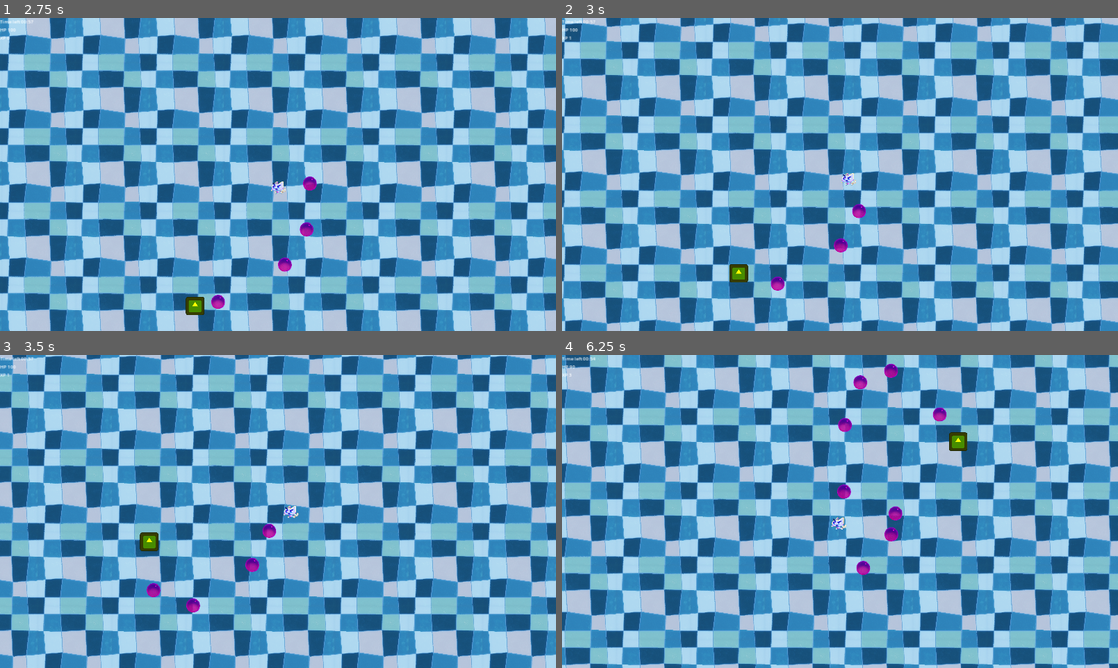
Above: before the commit, frames 1-4 (two rows, left to right).
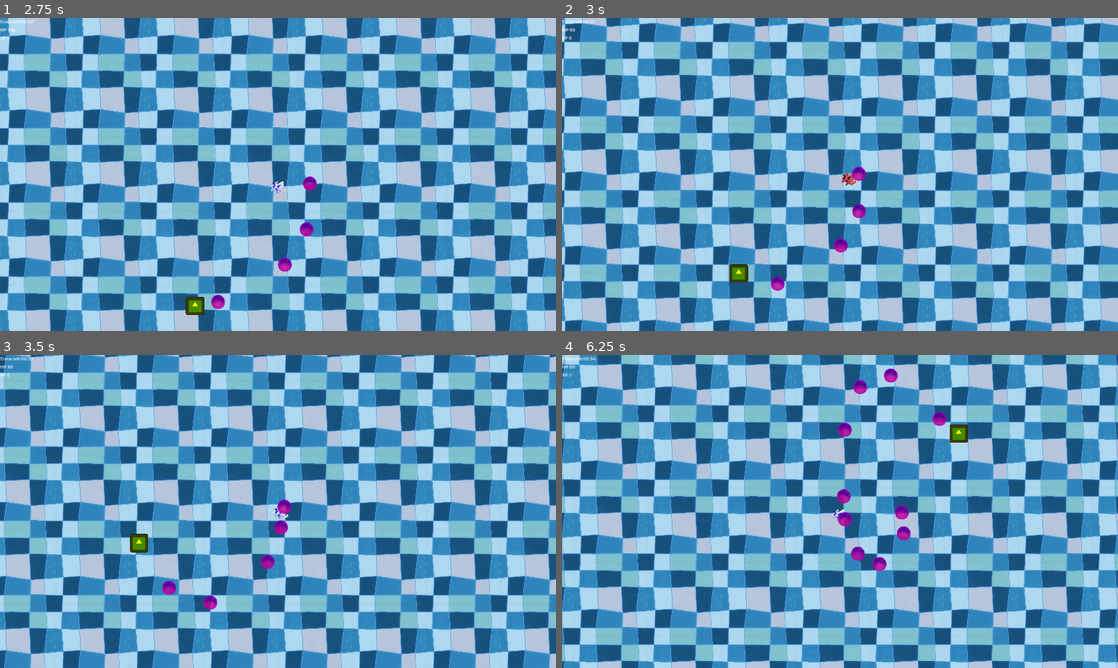
Above: after the commit, the same moments.

Repository: eloneonn/vampire-bubbles
Game: Godot game, scene res://scenes/game.tscn
Two runs of this game, one before a commit and one after it. Both use one fixed random seed, a clock stepped at 60 frames per second and the inputs below. The engine's default icon, where the game draws it, is replaced by a stand-in: a white triangle on a blue panel in a dark square.
Inputs (mouse positions are in pixels of both pictures, inside the frame that each line leads up to):
- Up to frame 1 (2.75 s): click "Start game" at 0.5 s; move the mouse to (400, 158) at 1.27 s; hold D (right) 1.28-2.03 s; move the mouse to (166, 190) at 2.02 s; hold S (down) from 2.03 s (still down)
- Up to frame 2 (3 s): move the mouse to (895, 105) at 2.77 s; release S (down) at 2.78 s; hold D (right) from 2.78 s (still down)
- Up to frame 3 (3.5 s): keep holding D (right)
- Up to frame 4 (6.25 s): move the mouse to (812, 574) at 3.52 s; release D (right) at 3.53 s; hold W (up) 3.53-4.28 s; move the mouse to (1006, 558) at 4.27 s; hold A (left) 4.28-5.78 s; move the mouse to (673, 464) at 5.02 s; move the mouse to (867, 511) at 5.77 s; hold S (down) from 5.78 s (still down)

Frame 1 is identical in both runs. In frame 2, 0.2% of the frame differs, in the area x 1-55%, y 3-54%; in frame 3, 81%; in frame 4, 93%, in the area x 0-100%, y 0-100%.

Commit message:
collision edits

Diff:
--- a/scenes/bubble.tscn
+++ b/scenes/bubble.tscn
@@ -10,10 +10,10 @@
 radius = 40.0
 
 [sub_resource type="CircleShape2D" id="CircleShape2D_4is44"]
-radius = 70.0
+radius = 45.0
 
 [sub_resource type="CircleShape2D" id="CircleShape2D_awqkn"]
-radius = 60.0
+radius = 45.0
 
 [node name="Bubble" type="CharacterBody2D" groups=["enemies"]]
 script = ExtResource("1_78a5o")
--- a/scenes/player.tscn
+++ b/scenes/player.tscn
@@ -18,6 +18,42 @@
 
 [sub_resource type="RectangleShape2D" id="RectangleShape2D_ep6i8"]
 size = Vector2(257, 46)
+
+[sub_resource type="Animation" id="Animation_005dm"]
+resource_name = "hit"
+tracks/0/type = "value"
+tracks/0/imported = false
+tracks/0/enabled = true
+tracks/0/path = NodePath("Sprite2D:self_modulate")
+tracks/0/interp = 1
+tracks/0/loop_wrap = true
+tracks/0/keys = {
+"times": PackedFloat32Array(0, 0.00353283, 0.0666667),
+"transitions": PackedFloat32Array(1, 1, 1),
+"update": 1,
+"values": [Color(1, 1, 1, 1), Color(1, 0.387956, 0.319725, 1), Color(1, 1, 1, 1)]
+}
+
+[sub_resource type="Animation" id="Animation_uqgfd"]
+length = 0.001
+tracks/0/type = "value"
+tracks/0/imported = false
+tracks/0/enabled = true
+tracks/0/path = NodePath("Sprite2D:self_modulate")
+tracks/0/interp = 1
+tracks/0/loop_wrap = true
+tracks/0/keys = {
+"times": PackedFloat32Array(0),
+"transitions": PackedFloat32Array(1),
+"update": 0,
+"values": [Color(1, 1, 1, 1)]
+}
+
+[sub_resource type="AnimationLibrary" id="AnimationLibrary_swakf"]
+_data = {
+"RESET": SubResource("Animation_uqgfd"),
+"hit": SubResource("Animation_005dm")
+}
 
 [node name="CharacterBody2D" type="CharacterBody2D" groups=["player"]]
 script = ExtResource("1_4k555")
@@ -88,10 +124,15 @@
 collision_layer = 0
 collision_mask = 2
 script = ExtResource("7_owscx")
-permanent = true
 
 [node name="CollisionShape2D" type="CollisionShape2D" parent="Hitbox"]
 position = Vector2(129, 1)
 shape = SubResource("RectangleShape2D_ep6i8")
 
+[node name="AnimationPlayer" type="AnimationPlayer" parent="."]
+libraries = {
+"": SubResource("AnimationLibrary_swakf")
+}
+
 [connection signal="health_depleted" from="Health" to="." method="_on_health_health_depleted"]
+[connection signal="lost_health" from="Health" to="." method="_on_health_lost_health"]
--- a/scripts/health.gd
+++ b/scripts/health.gd
@@ -4,8 +4,10 @@
 @onready var health: float = MAX_HEALTH
 
 signal health_depleted
+signal lost_health
 
 func damage(attack: Attack) -> void:
+	lost_health.emit()
 	health -= attack.damage
 	if health <= 0:
 		health_depleted.emit()
--- a/scripts/player.gd
+++ b/scripts/player.gd
@@ -6,6 +6,7 @@
 @onready var health_lable: Label = $Camera2D/HUD/MarginContainer/HBoxContainer/VBoxContainer/HealthLable
 @onready var hitbox: Hitbox = $Hitbox
 @onready var xp_label: Label = $Camera2D/HUD/MarginContainer/HBoxContainer/VBoxContainer/XPLable
+@onready var animation_player: AnimationPlayer = $AnimationPlayer
 
 func _ready():
 	health.MAX_HEALTH = PlayerManager.max_health
@@ -27,3 +28,6 @@
 	health_lable.text = "HP " + str(health.health)
 	xp_label.text = "XP " + str(PlayerManager.experience)
 	pass
+
+func _on_health_lost_health() -> void:
+	animation_player.play("hit")
Not shown: 1 places in scenes/bubble.tscn that only renumber resources
Not shown: 1 places in scenes/game.tscn that only renumber resources
Not shown: 1 places in scenes/player.tscn that only renumber resources
